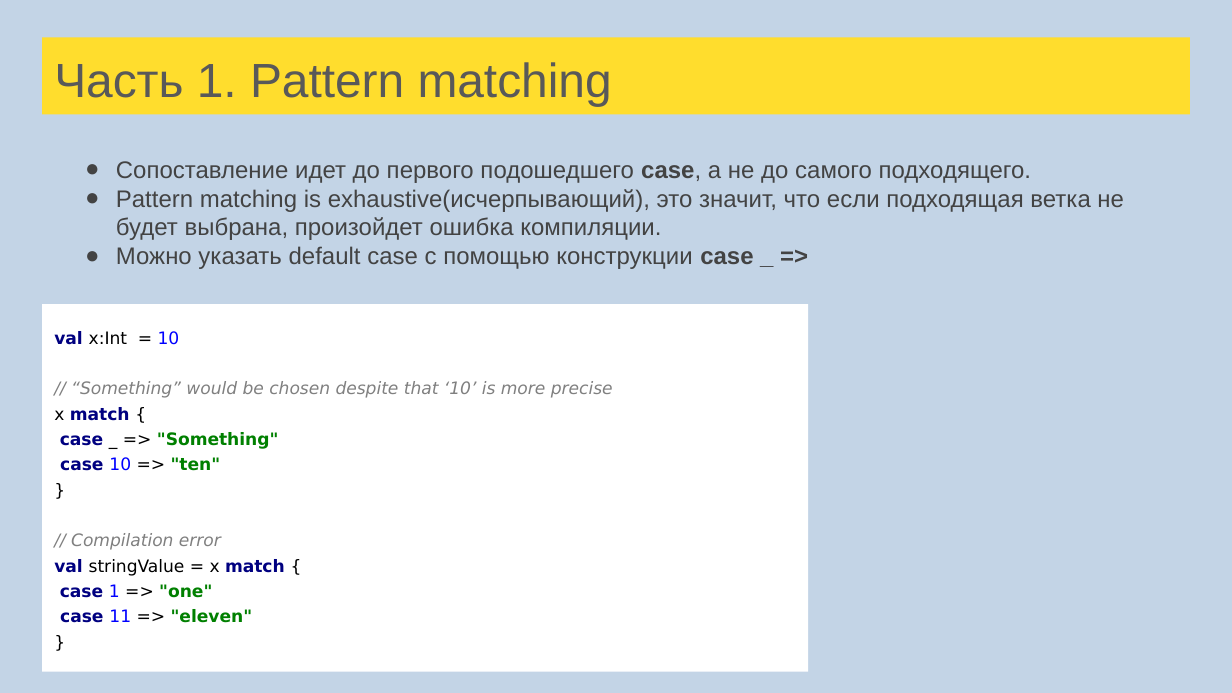
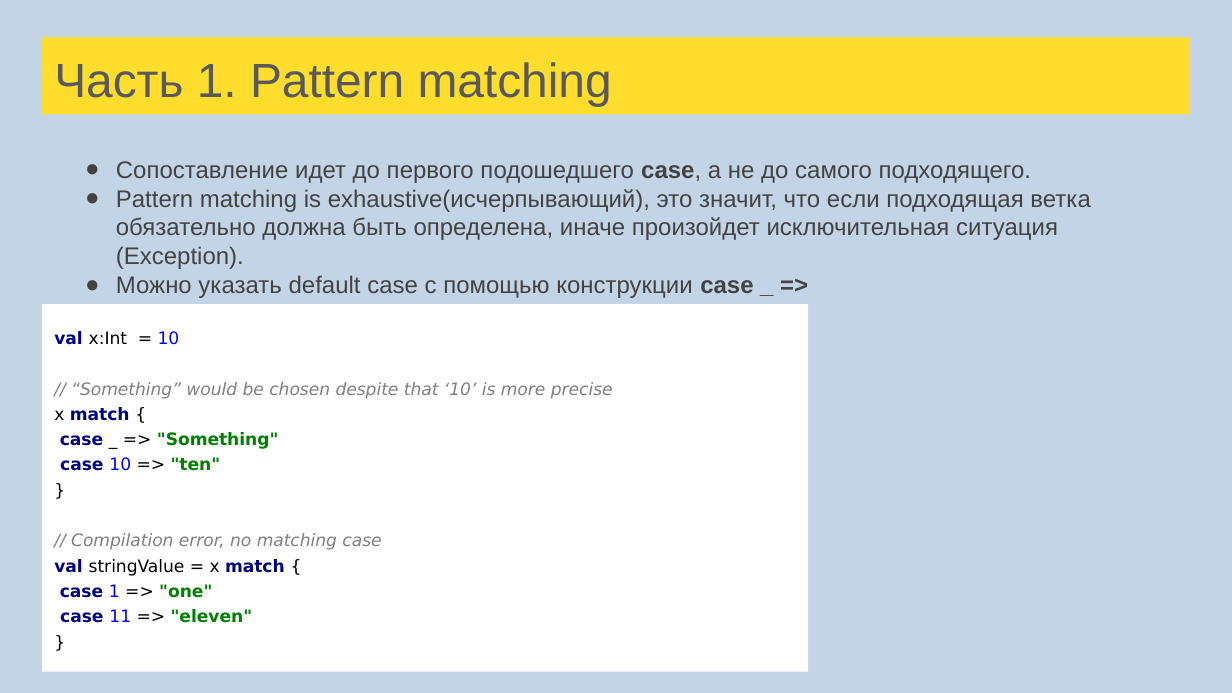
Before and after one commit to tralfamadore/ScalaLectures, a slide deck: slide 40 of src/main/resources/Лекции Scala для FinTech.pptx (slide 39 before the commit). Drawn at 1232x693 pixels with LibreOffice and Linux fonts; fonts in the diff are those of the drawing. Boxes give left, top, right and bottom in pixels: in the first picture for what was removed or moved away, otherwise in the second. Text is boxed around its words. In the diff, an @@ line names an element or a change of style, - is before the commit and + after.

Commit message:
Pattern matching(without tasks) + function composition + partial functions start

```diff
--- a/src/main/resources/Лекции Scala для FinTech.pptx
+++ b/src/main/resources/Лекции Scala для FinTech.pptx
@@ text at <box>116,189,1090,269</box>: text changed @@
-● Pattern matching is exhaustive(исчерпывающий), это значит, что если подходящая ветка не будет выбрана, произойдет ошибка компиляции.
+● Pattern matching is exhaustive(исчерпывающий), это значит, что если подходящая ветка обязательно должна быть определена, иначе произойдет исключительная ситуация (Exception).
@@ text in rectangle at <box>71,533,381,550</box>: text changed @@
-// Compilation error
+// Compilation error, no matching case
```
Also in this commit, not shown: 5 other slides changed, 7 slides added, 1 slide removed, 4 other files.
